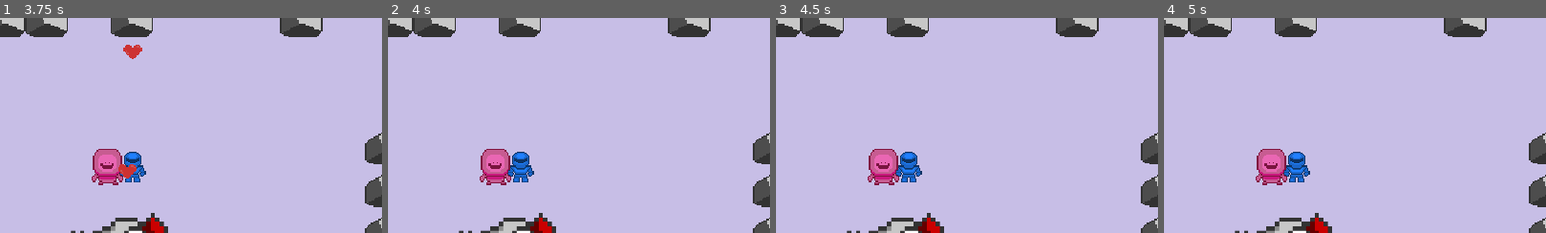
Above: before the commit, frames 1-4 (left to right).
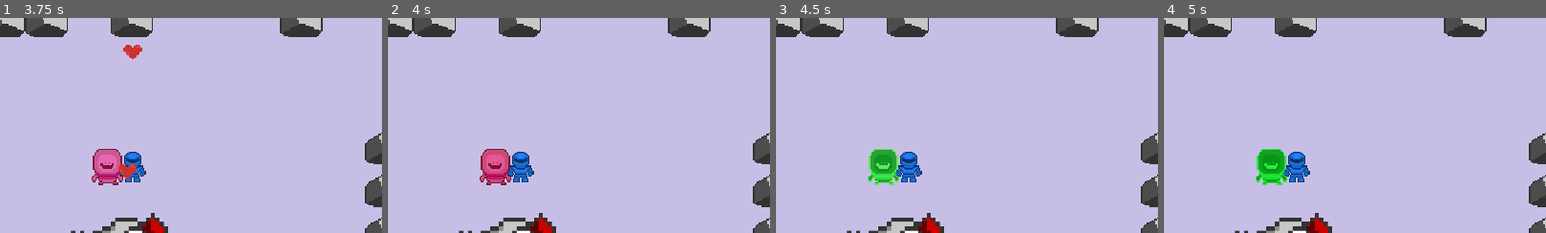
Above: after the commit, the same moments.

Repository: FREQ-E/Hanno
Game: Godot game, scene res://levels/test/test.tscn
The game is run twice, just before and just after one commit, with the same random seed, the same clock (stepped at 60 frames per second) and the same inputs.
Inputs:
- Up to frame 1 (3.75 s): hold Right (fire_right) 0.53-1.28 s; hold Space (sprint) 0.53-1.28 s; hold Down (fire_down) 1.28-2.03 s; tap Space (sprint) at 1.35, 2.85 s; hold Right (fire_right) 2.03-2.78 s; hold Space (sprint) 2.03-2.78 s; hold Up (fire_up) 2.78-3.53 s; tap Enter at 3.5 s; hold Left (fire_left) from 3.53 s (still down); hold Space (sprint) from 3.53 s (still down)
- Up to frame 2 (4 s): keep holding Left (fire_left); keep holding Space (sprint)
- Up to frame 3 (4.5 s): keep holding Left (fire_left); release Space (sprint) at 4.28 s; tap Space (sprint) at 4.35 s
- Up to frame 4 (5 s): keep holding Left (fire_left)
The pictures show only the part of the screen within x 33-83%, y 14-64%; the shares and areas given below are measured in that part.

Frame 1 is identical in both runs. In frame 2, 0.3% of the frame differs, in the area x 25-31%, y 63-72%; in frame 3, 1.2%, in the area x 24-33%, y 60-78%; in frame 4, 1.2%.

Commit message:
Bullet does damage and Alien can die.

Diff:
--- a/actors/alien1/alien1.tscn
+++ b/actors/alien1/alien1.tscn
@@ -56,3 +56,4 @@
 
 [node name="DamageHue" type="Node" parent="."]
 script = ExtResource( 10 )
+[connection signal="death" from="Damageable" to="." method="_on_Damageable_death"]
--- a/actors/player1/player1.tscn
+++ b/actors/player1/player1.tscn
@@ -90,7 +90,7 @@
 scale = Vector2( 3, 3 )
 frames = SubResource( 13 )
 animation = "walk_down"
-frame = 2
+frame = 3
 playing = true
 script = ExtResource( 5 )
 
--- a/actors/player1/player_bullet.tscn
+++ b/actors/player1/player_bullet.tscn
@@ -14,7 +14,6 @@
 contact_monitor = true
 can_sleep = false
 script = ExtResource( 2 )
-target_group = "enemies"
 
 [node name="CharacterBullet" type="Sprite" parent="."]
 position = Vector2( 0, 9 )
--- a/base_scripts/base_bullet.gd
+++ b/base_scripts/base_bullet.gd
@@ -2,7 +2,8 @@
 extends RigidBody2D
 
 
-export var target_group := "player"
+export var target_group := "enemies"
+export var damage := 0.5
 
 
 func _ready():
@@ -15,4 +16,7 @@
 
 	if body.is_in_group(target_group):
 		# decrement health here @Zekda
+		body.get_node('Damageable').health -= damage
+		print('Life left ', body.get_node('Damageable').health/body.get_node('Damageable').max_health,'%')
+
 		pass
--- a/base_scripts/classic_character_2d.gd
+++ b/base_scripts/classic_character_2d.gd
@@ -9,3 +9,8 @@
 
 func _integrate_movement(vector: Vector2, delta: float) -> Vector2:
 	return linear_velocity.linear_interpolate(vector, 1.0 - exp(- (acceleration_weight if vector.length() >= linear_velocity.length() else brake_weight) * delta))
+
+
+func _on_Damageable_death() -> void:
+	queue_free()
+	pass # Replace with function body.
--- a/combat_scripts/damage_hue.gd
+++ b/combat_scripts/damage_hue.gd
@@ -16,6 +16,6 @@
 
 func _handle_damaged(_value) -> void:
 	var fraction := 1 - damageable.health / damageable.max_health
-	print(fraction)
+	#print(fraction)
 	get_parent().modulate.h = max_hue * fraction
 	get_parent().modulate.s = max_saturation * fraction
